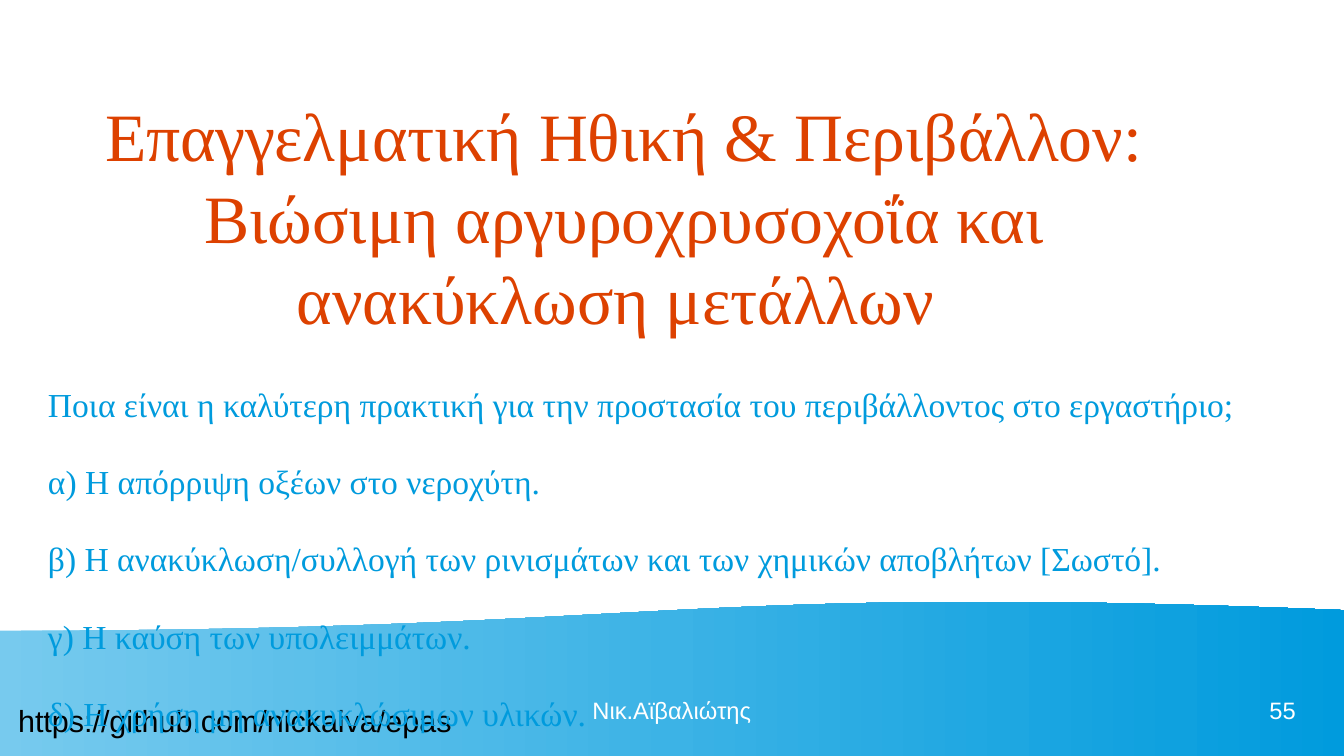
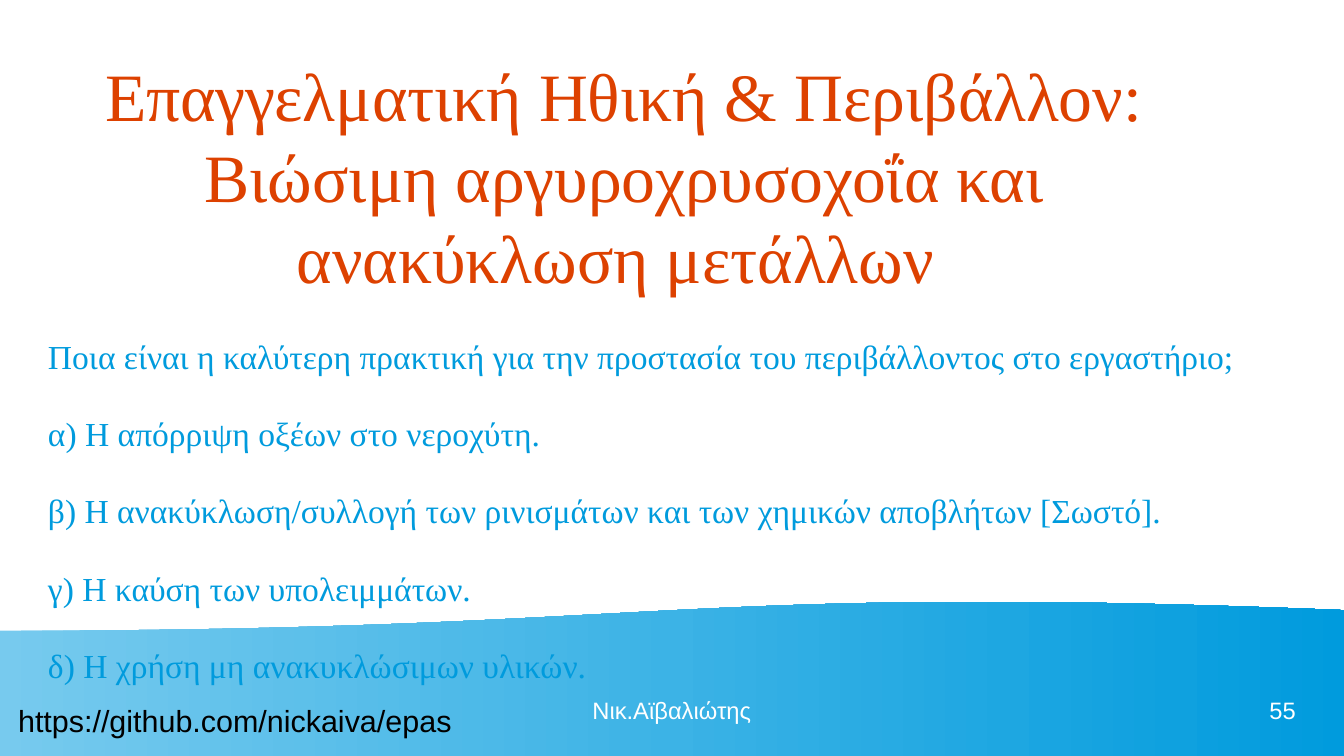
Before and after one commit to nickaiva/epas, a slide deck: slide 55 of ΠΕΡΙΒΑΛΛΟΝ ΕΡΓΑΣΙΑΣ.odp. Drawn at 1344x756 pixels with LibreOffice and Linux fonts; fonts in the diff are those of the drawing. Boxes give left, top, right and bottom in pixels: in the first picture for what was removed or moved away, otherwise in the second. Text is boxed around its words. In the diff, an @@ line names an element or a change of style, - is before the commit and + after.

```diff
--- a/ΠΕΡΙΒΑΛΛΟΝ ΕΡΓΑΣΙΑΣ.odp
+++ b/ΠΕΡΙΒΑΛΛΟΝ ΕΡΓΑΣΙΑΣ.odp
@@ title "Επαγγελματική Ηθική & Περιβάλλον: Βιώσιμη ...": place and size @@
-title "Επαγγελματική Ηθική & Περιβάλλον: Βιώσιμη ..." at [105, 113, 1142, 337]
+title "Επαγγελματική Ηθική & Περιβάλλον: Βιώσιμη ..." at [105, 73, 1142, 296]
@@ text "Ποια είναι η καλύτερη πρακτική ...": place and size @@
-text "Ποια είναι η καλύτερη πρακτική ..." at [48, 393, 1233, 732]
+text "Ποια είναι η καλύτερη πρακτική ..." at [48, 345, 1233, 685]
```
Also in this commit, not shown: 5 other slides changed, 1 other file.
